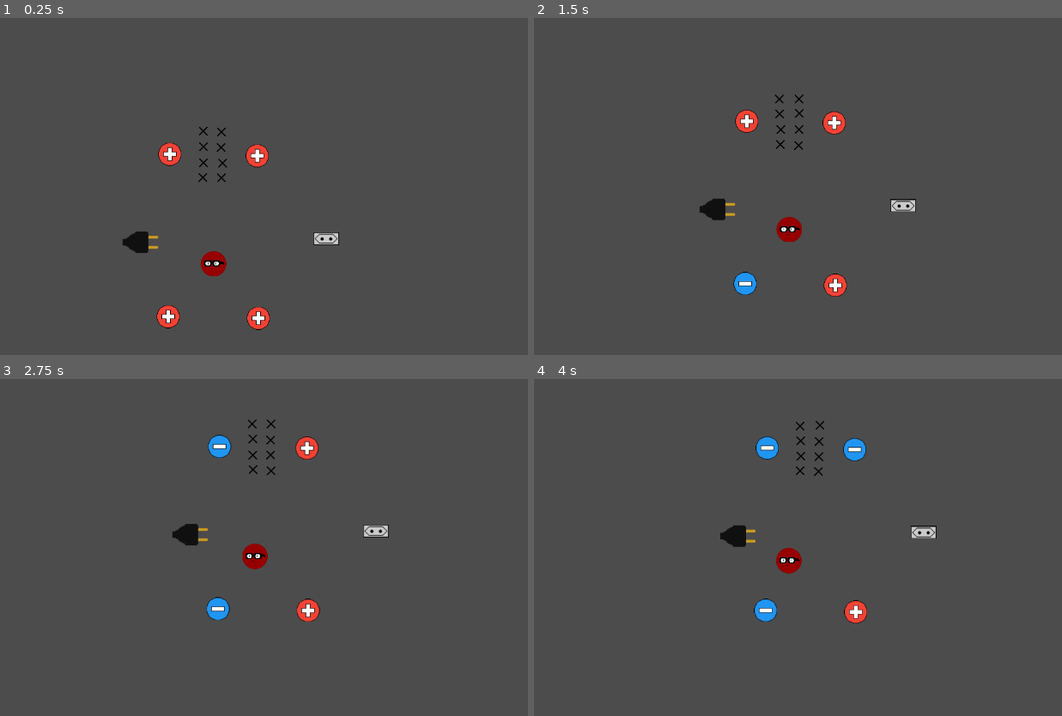
Above: before the commit, frames 1-4 (two rows, left to right).
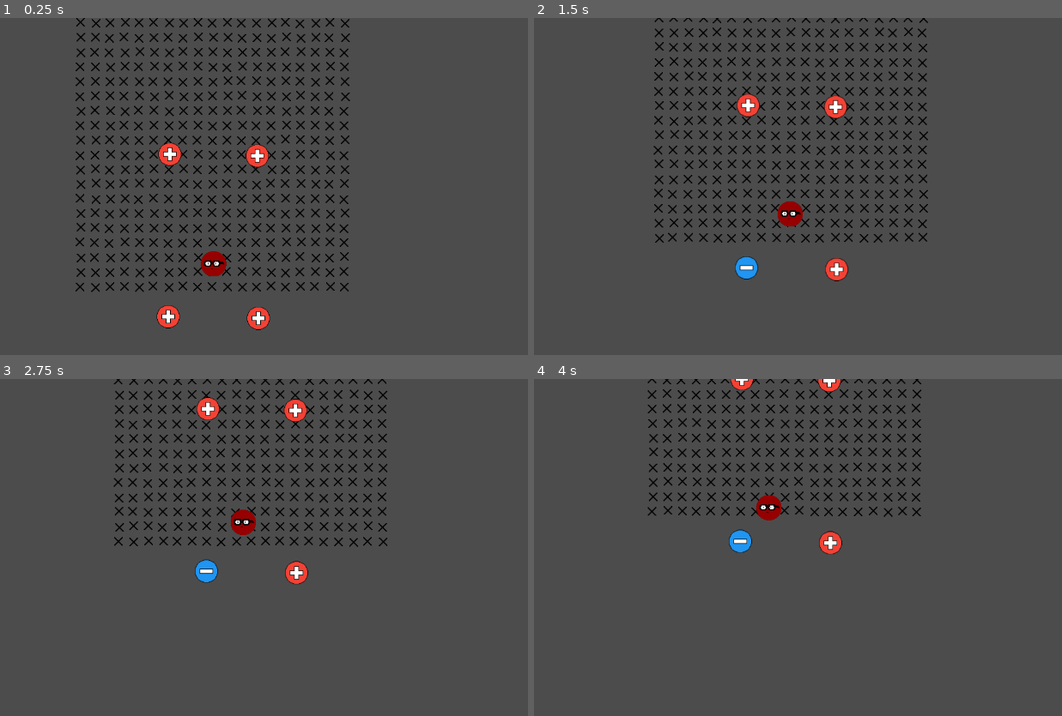
Above: after the commit, the same moments.

Repository: Gamedev-do-Hiroshi/changecharge
Game: Godot game, scene res://scenes/Fase.tscn
The game is run twice, just before and just after one commit, with the same random seed, the same clock (stepped at 60 frames per second) and the same inputs.
Inputs (mouse positions are in pixels of both pictures, inside the frame that each line leads up to):
- Up to frame 1 (0.25 s): no input
- Up to frame 2 (1.5 s): move the mouse to (729, 331) at 0.52 s; click (729, 331) at 0.67 s; move the mouse to (829, 307) at 1.27 s; click (829, 307) at 1.42 s
- Up to frame 3 (2.75 s): move the mouse to (216, 456) at 2.02 s; click (216, 456) at 2.17 s
- Up to frame 4 (4 s): move the mouse to (840, 449) at 2.77 s; click (840, 449) at 2.92 s; move the mouse to (924, 628) at 3.52 s; click (924, 628) at 3.67 s

The runs differ from the first frame. In frame 1, 6.9% of the frame differs, in the area x 14-67%, y 0-93%; in frame 2, 7.5%, in the area x 22-75%, y 0-83%; in frame 3, 6.6%; in frame 4, 5.7%.

Commit message:
Campo magnetico feito em Objetos

Diff:
--- a/Game/scenes/Fase.tscn
+++ b/Game/scenes/Fase.tscn
@@ -6,6 +6,12 @@
 [ext_resource path="res://scenes/Objetos.tscn" type="PackedScene" id=4]
 
 [node name="Fase" type="Node2D"]
+
+[node name="Campo" parent="." instance=ExtResource( 4 )]
+position = Vector2( 483.117, 73.6705 )
+B = 0.05
+Altura = 500.0
+Comprimento = 500.0
 
 [node name="Player" parent="." instance=ExtResource( 1 )]
 position = Vector2( 485.126, 277.402 )
@@ -43,13 +49,8 @@
 
 [node name="Ponta" parent="." instance=ExtResource( 4 )]
 position = Vector2( 349.767, 236.879 )
+Objeto = 0
 
 [node name="Tomada" parent="." instance=ExtResource( 4 )]
 position = Vector2( 694.909, 230.263 )
 Objeto = 1
-
-[node name="Campo" parent="." instance=ExtResource( 4 )]
-position = Vector2( 483.117, 73.6705 )
-Objeto = 2
-B = 0.1
-Altura = 100.0
--- a/Game/scenes/Objetos.tscn
+++ b/Game/scenes/Objetos.tscn
@@ -11,11 +11,16 @@
 extents = Vector2( 23.5266, 11.5648 )
 
 [sub_resource type="RectangleShape2D" id=3]
+extents = Vector2( 250, 250 )
 
 [node name="Objetos" type="Node2D"]
 script = ExtResource( 1 )
+Objeto = 2
+Altura = 50.0
+Comprimento = 50.0
 
 [node name="Ponta" type="StaticBody2D" parent="."]
+visible = false
 
 [node name="Sprite" type="Sprite" parent="Ponta"]
 texture = ExtResource( 2 )
@@ -24,6 +29,7 @@
 shape = SubResource( 1 )
 
 [node name="Tomada" type="Area2D" parent="."]
+visible = false
 
 [node name="Sprite" type="Sprite" parent="Tomada"]
 texture = ExtResource( 3 )
--- a/Game/scripts/Objetos.gd
+++ b/Game/scripts/Objetos.gd
@@ -1,4 +1,4 @@
-#tool
+tool
 extends Node2D
 
 enum OBJETO {PONTA, TOMADA, MAGNETICO}
@@ -8,17 +8,39 @@
 export var B = 10.0
 export var Altura = 50.0
 export var Comprimento = 50.0
+var ant_objeto
 
 onready var X = preload("res://scenes/X.tscn")
 
 func _ready():
 
+	ant_objeto = Objeto
+
+	if Engine.editor_hint:
+		$Ponta.visible = true
+		$Tomada.visible = true
+		$Magnetico.visible = true
+		for filho in $Magnetico.get_children():
+			if filho.get_class() != "CollisionShape2D":
+				filho.free()
+				print(filho.get_class())
+			print(filho.get_class())
+
 	if Objeto != OBJETO.PONTA:
-		$Ponta.free()
+		if Engine.editor_hint:
+			$Ponta.visible = false
+		else:
+			$Ponta.free()
 	if Objeto != OBJETO.TOMADA:
-		$Tomada.free()
+		if Engine.editor_hint:
+			$Tomada.visible = false
+		else:
+			$Tomada.free()
 	if Objeto != OBJETO.MAGNETICO:
-		$Magnetico.free()
+		if Engine.editor_hint:
+			$Magnetico.visible = false
+		else:
+			$Magnetico.free()
 
 
 	if Objeto == OBJETO.MAGNETICO:
@@ -42,11 +64,14 @@
 			for j in nxv:
 				var s = X.instance()
 				s.position = Vector2(H + i*(16 + esph),V + j*(16+ espv))
-				add_child(s)
+				$Magnetico.add_child(s)
 		pass
 
 	pass
 
+func _process(delta):
+		if Engine.editor_hint and Objeto != ant_objeto:
+			_ready()
 
 func _on_Tomada_body_entered(body):
 	if body.get_groups().has("player"):
